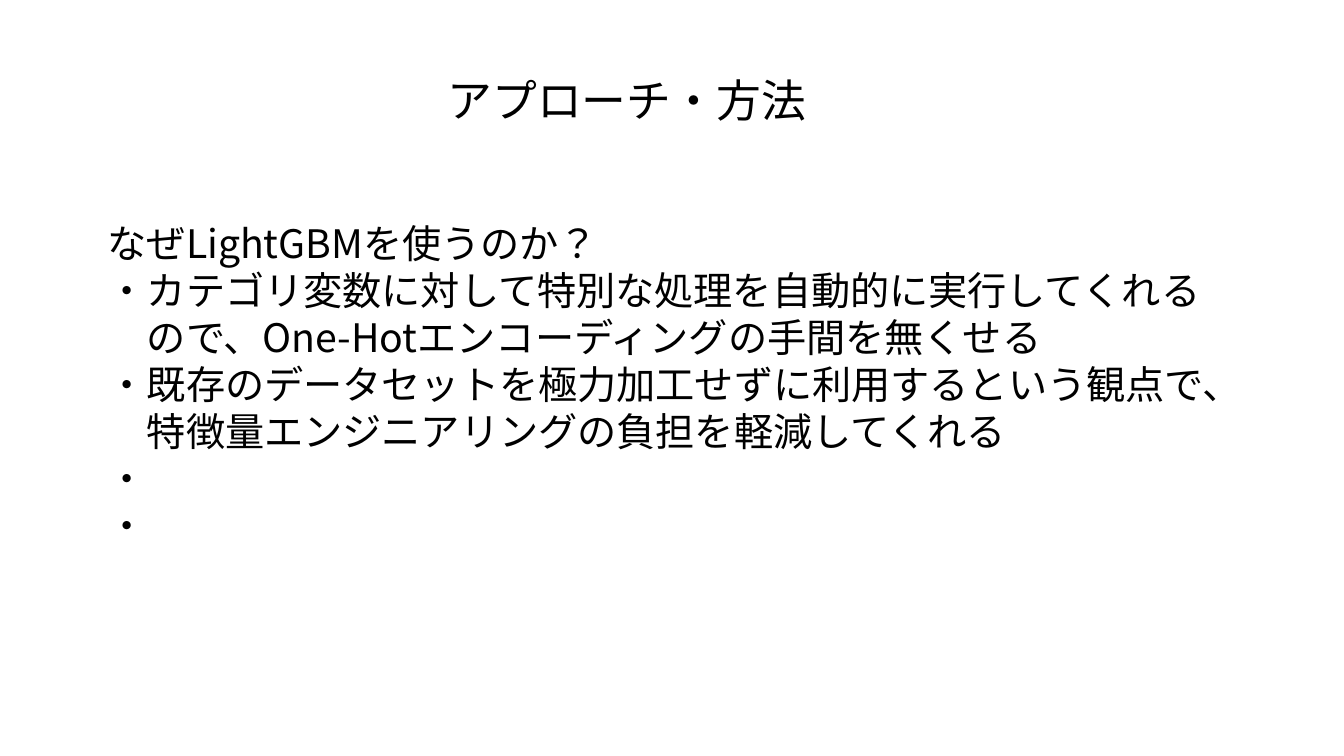
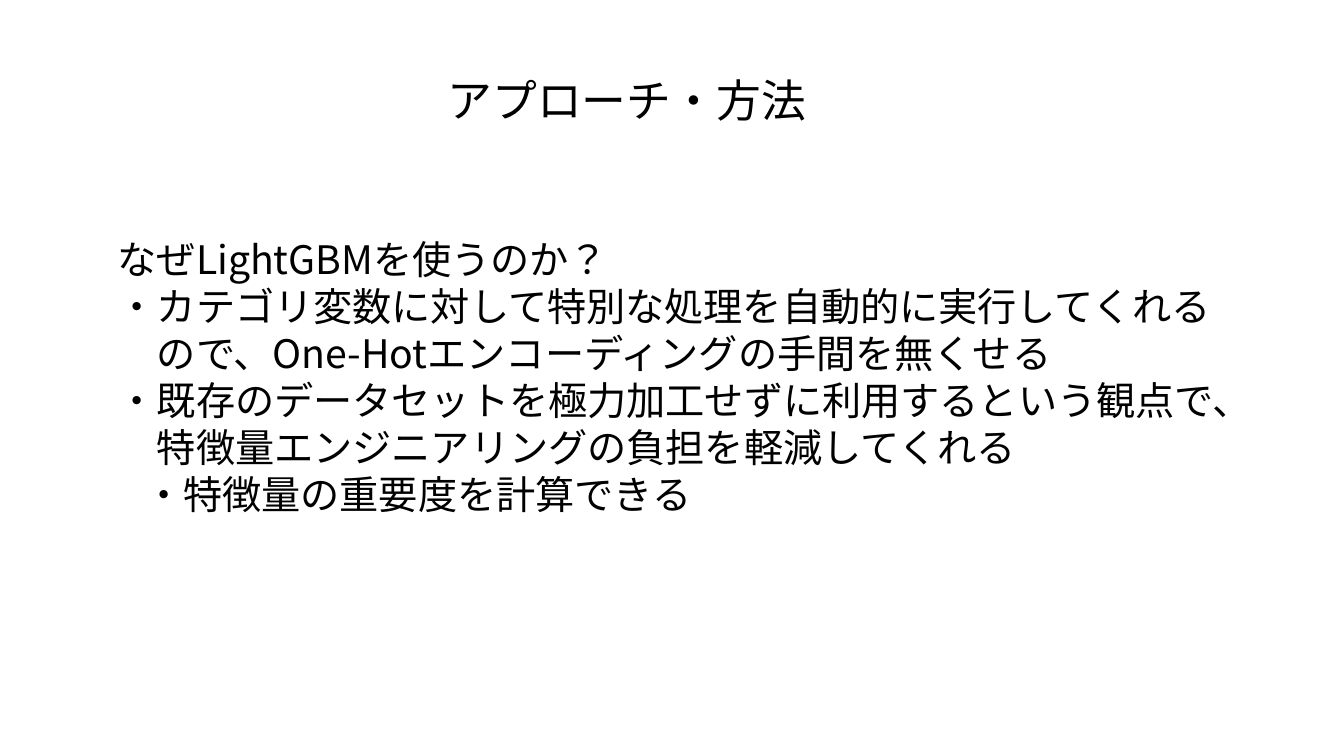
Before and after one commit to tsuru-kazu/research, a slide deck: slide 9 of docs/PD3_interim_report.pptx. Drawn at 1344x756 pixels with LibreOffice and Linux fonts; fonts in the diff are those of the drawing. Boxes give left, top, right and bottom in pixels: in the first picture for what was removed or moved away, otherwise in the second. Text is boxed around its words. In the diff, an @@ line names an element or a change of style, - is before the commit and + after.

Commit message:
資料完成

```diff
--- a/docs/PD3_interim_report.pptx
+++ b/docs/PD3_interim_report.pptx
@@ text "なぜLightGBMを使うのか？": place and size @@
-text "なぜLightGBMを使うのか？" at box(108, 225, 1242, 530)
+text "なぜLightGBMを使うのか？" at box(118, 241, 1252, 512)
@@ text at box(144, 476, 691, 512): text changed @@
-・
-・
+・特徴量の重要度を計算できる
```
